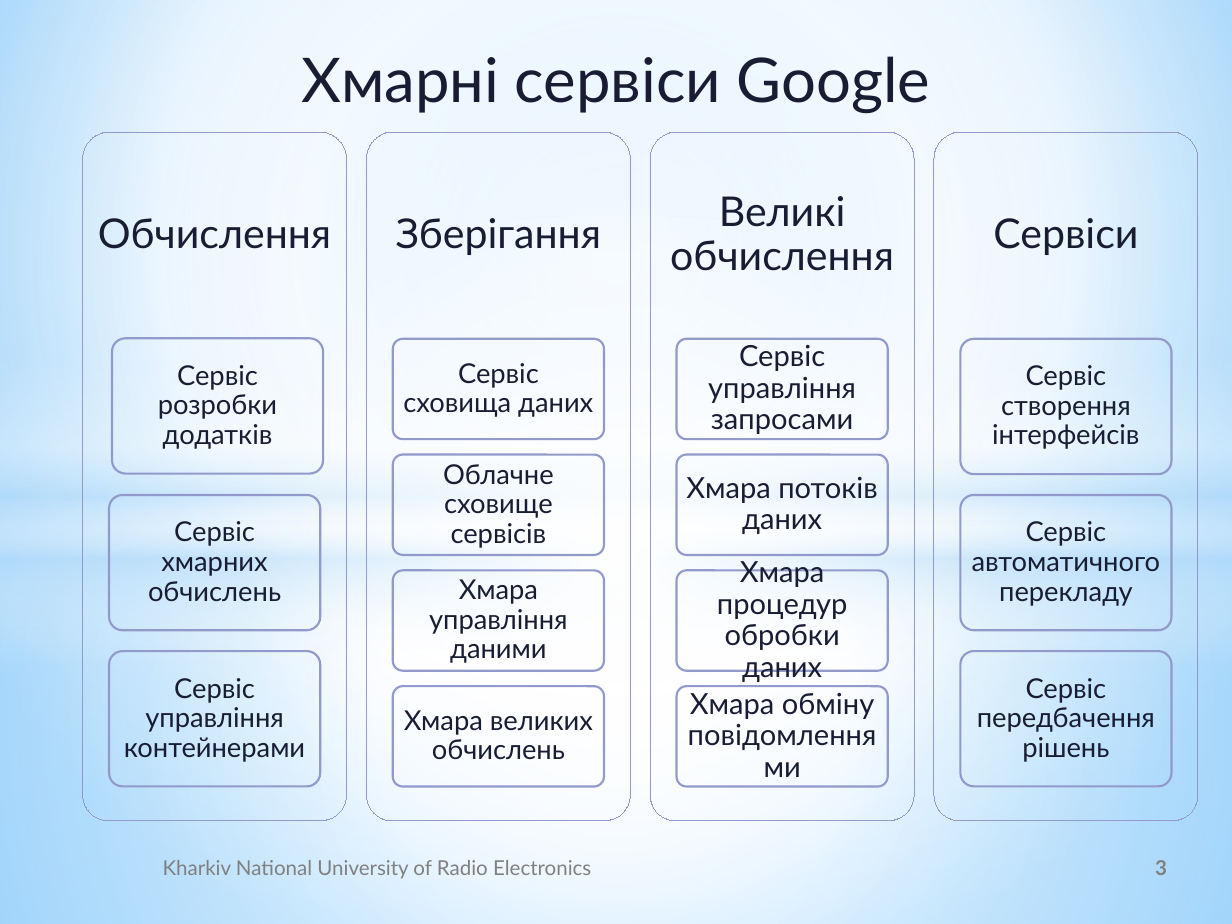
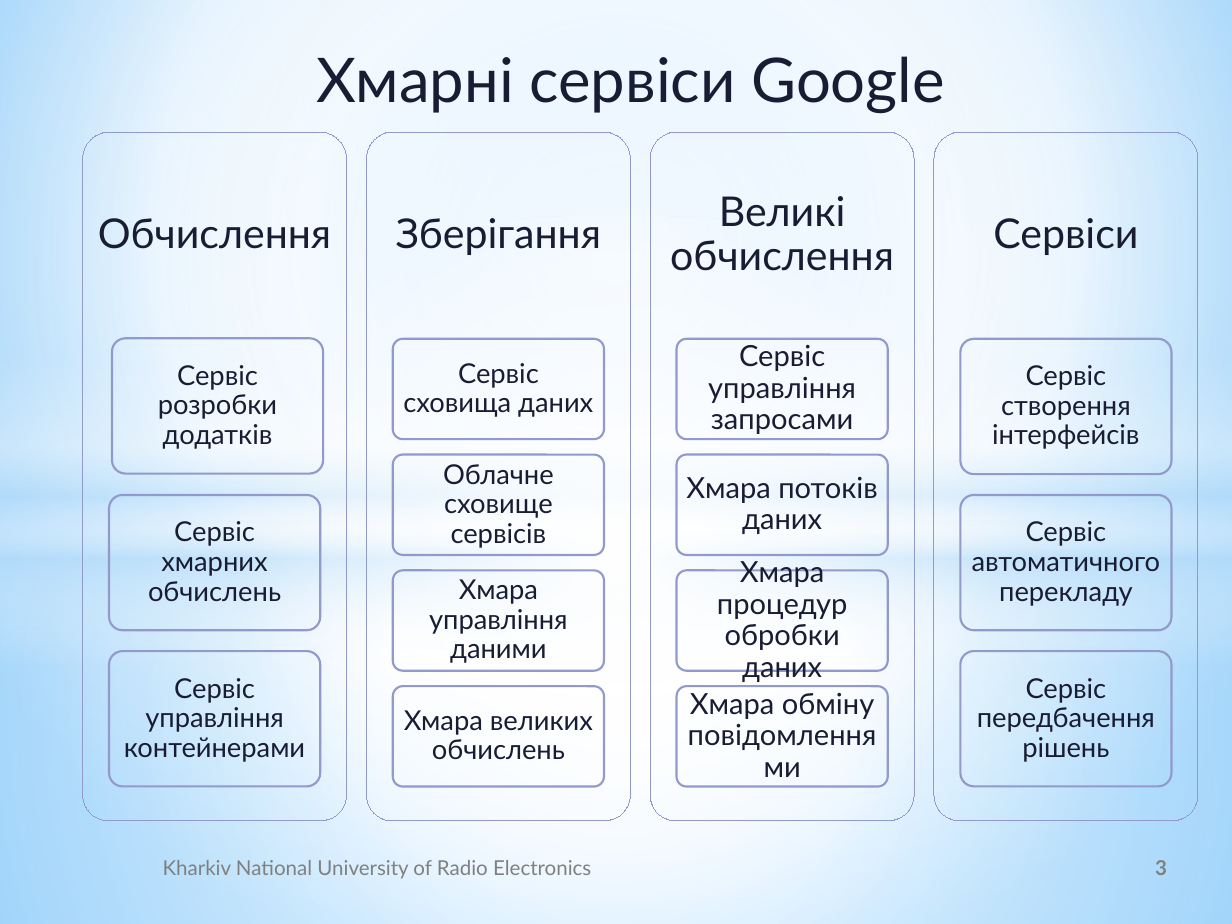
Before and after one commit to UdgineIzotov/diplom-doc, a slide deck: slide 3 of root/Ізотов_Презентация.pptx. Drawn at 1232x924 pixels with LibreOffice and Linux fonts; fonts in the diff are those of the drawing; background and template pictures are left out. Boxes give left, top, right and bottom in pixels: in the first picture for what was removed or moved away, otherwise in the second. Text is boxed around its words. In the diff, an @@ line names an element or a change of style, - is before the commit and + after.

```diff
--- a/root/Ізотов_Презентация.pptx
+++ b/root/Ізотов_Презентация.pptx
@@ text "Хмарні сервіси Google": place and size @@
-text "Хмарні сервіси Google" at bbox=[302, 56, 930, 114]
+text "Хмарні сервіси Google" at bbox=[316, 56, 944, 114]
```
Also in this commit, not shown: 11 other slides changed, 2 slides added, 1 slide removed, 4 other files.
